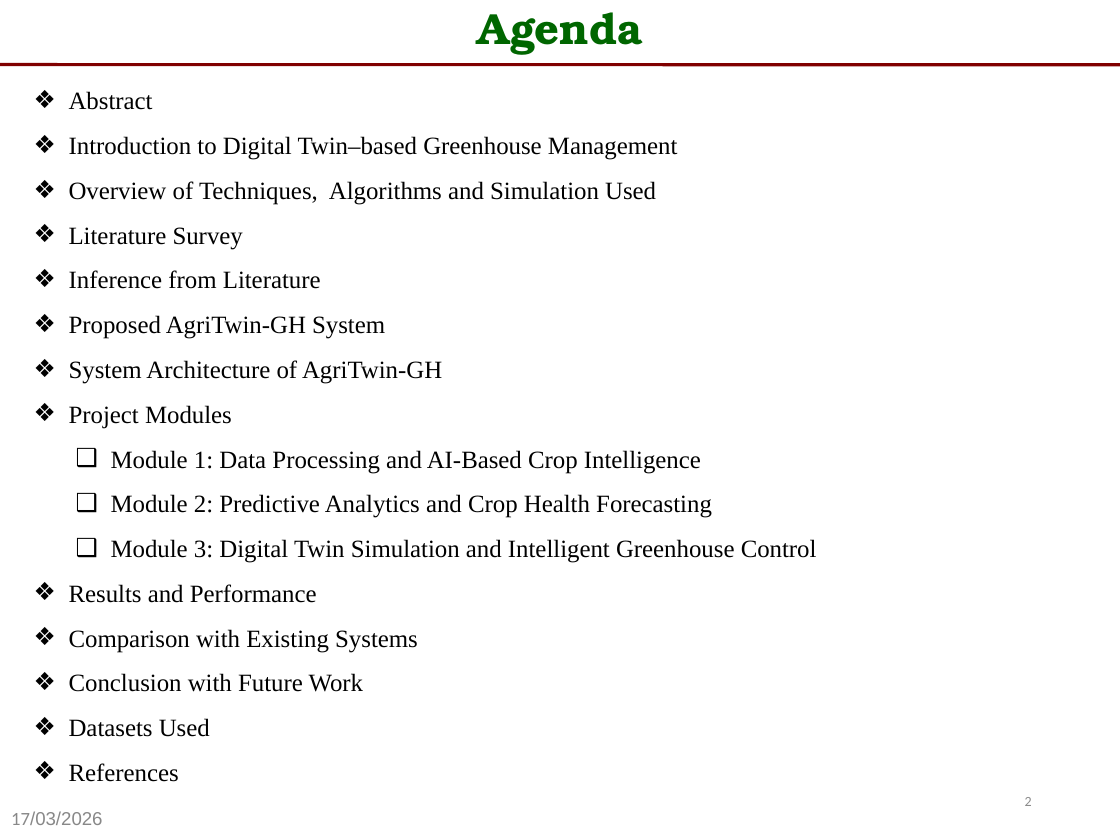
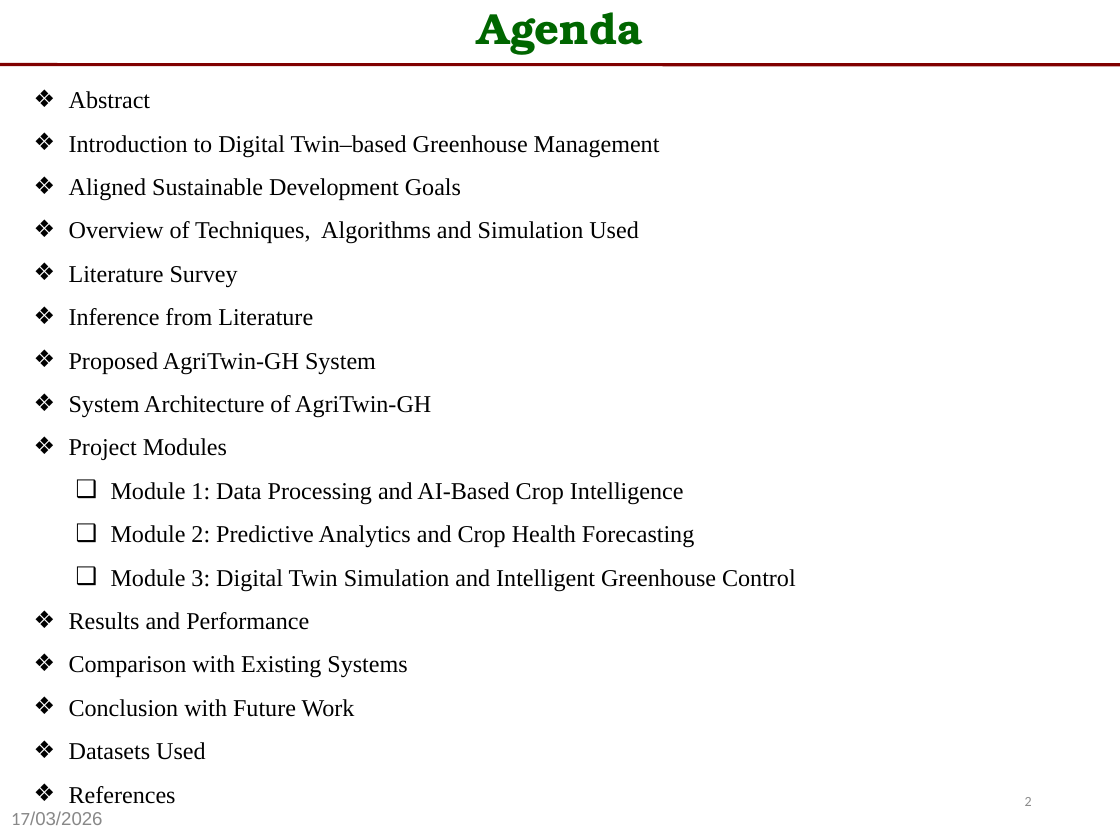
Before and after one commit to arjun-christopher/AgriTwin-GH, a slide deck: slide 2 of docs/Documents/AgriTwin-GH - Final Presentation.pptx. Drawn at 1120x840 pixels with LibreOffice and Linux fonts; fonts in the diff are those of the drawing. Boxes give left, top, right and bottom in pixels: in the first picture for what was removed or moved away, otherwise in the second. Text is boxed around its words. In the diff, an @@ line names an element or a change of style, - is before the commit and + after.

Commit message:
Update AgriTwin-GH Final Presentation

```diff
--- a/docs/Documents/AgriTwin-GH - Final Presentation.pptx
+++ b/docs/Documents/AgriTwin-GH - Final Presentation.pptx
@@ text at [69,91,796,678]: size 16 to 15.5 pt @@
@@ text at [69,178,461,201]: paragraph added @@
+❖ Aligned Sustainable Development Goals
```
Also in this commit, not shown: 1 slide added.
